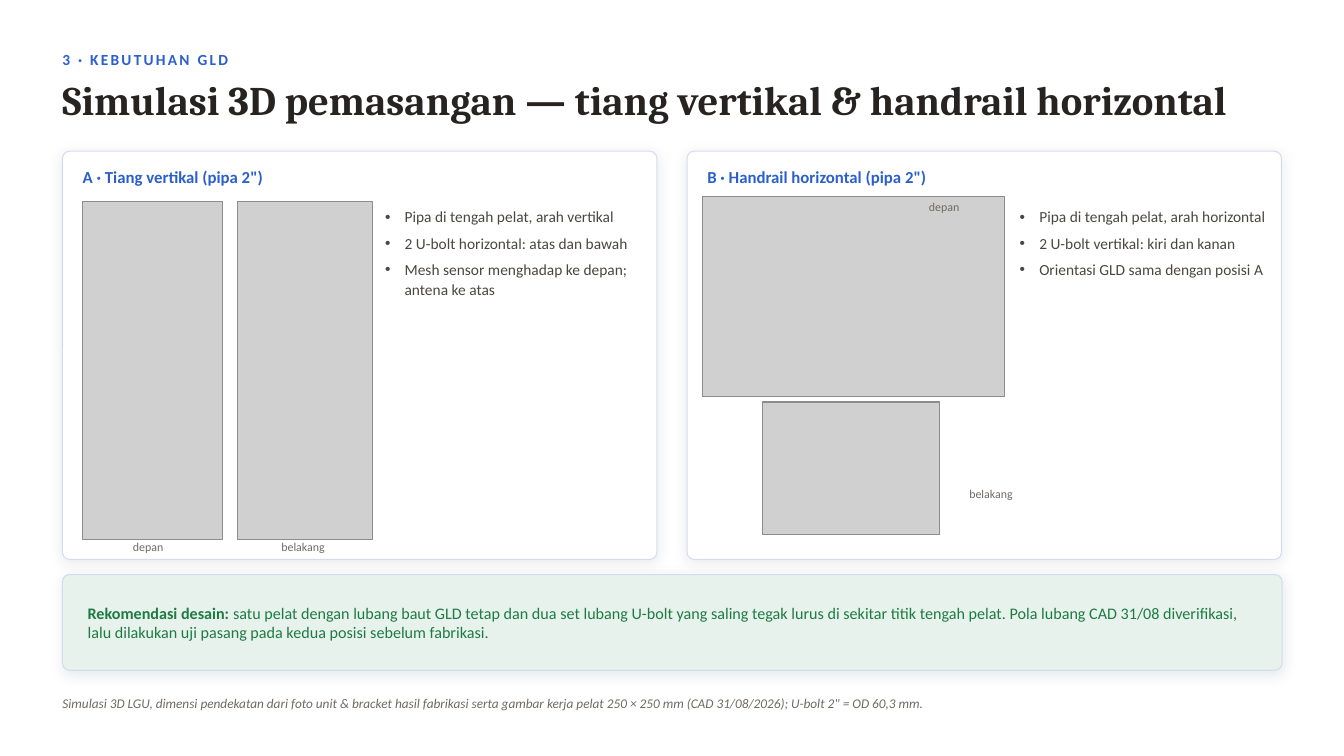
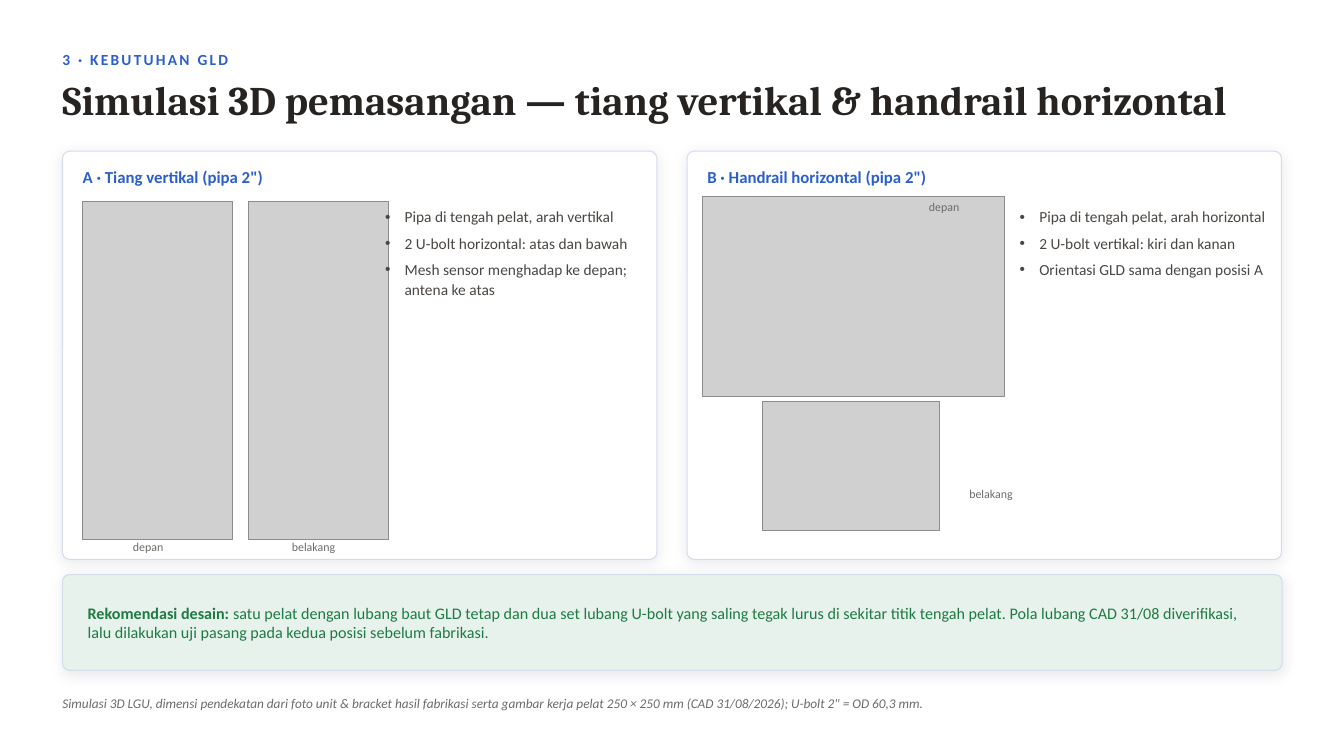
Before and after one commit to RavellerH/GLD-V2-Report-2026, a slide deck: slide 16 of Deliverables/Presentasi_Koordinasi_Implementasi_GLD_RU-VI_Balongan_13November2026.pptx (slide 15 before the commit). Drawn at 1344x756 pixels with LibreOffice and Linux fonts; fonts in the diff are those of the drawing; grey boxes stand for pictures. Boxes give left, top, right and bottom in pixels: in the first picture for what was removed or moved away, otherwise in the second. Text is boxed around its words. In the diff, an @@ line names an element or a change of style, - is before the commit and + after.

```diff
--- a/Deliverables/Presentasi_Koordinasi_Implementasi_GLD_RU-VI_Balongan_13November2026.pptx
+++ b/Deliverables/Presentasi_Koordinasi_Implementasi_GLD_RU-VI_Balongan_13November2026.pptx
@@ picture: place and size @@
-picture at [83,202,223,539]
+picture at [83,202,233,539]
@@ picture: place and size @@
-picture at [238,202,373,539]
+picture at [248,202,388,539]
@@ picture: place and size @@
-picture at [763,402,940,534]
+picture at [763,401,940,530]
@@ text "belakang": place and size @@
-text "belakang" at [281,543,324,553]
+text "belakang" at [292,542,335,553]
```
Also in this commit, not shown: 2 slides added, 10 other files.
